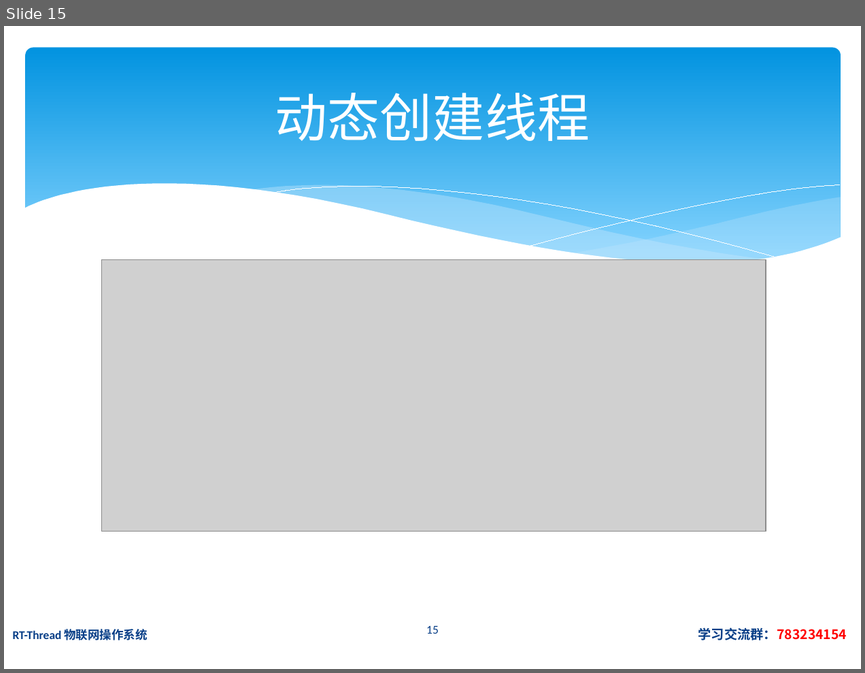
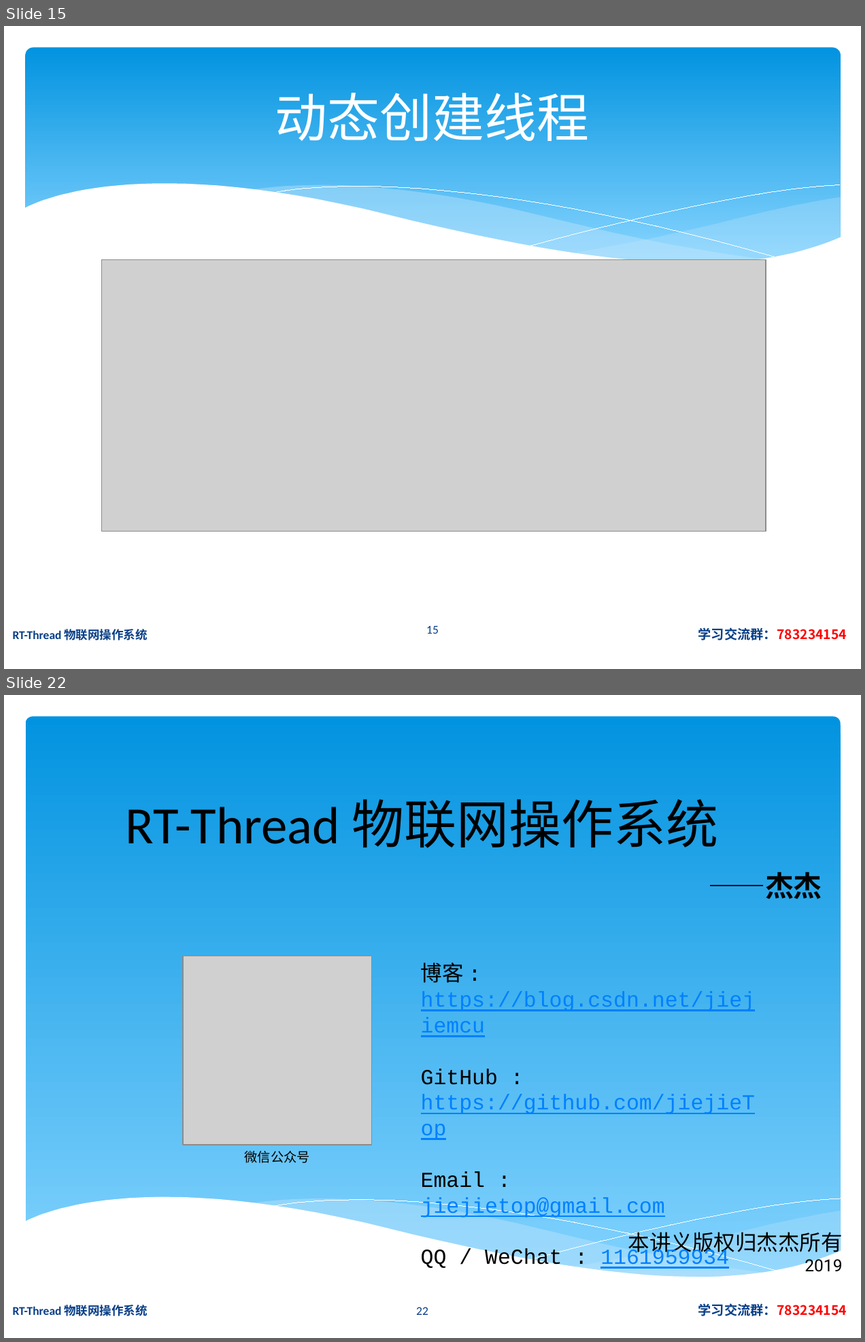
Before and after one commit to jiejieTop/RT_Thread_PPT, a slide deck: PPT/rt-thread 02.pptx. Shown one above the other, each under a label of ours: slide 15 before the commit, slides 15 and 22 after it; the slides between them are not shown. The pictures are 865x673 and 865x1342 pixels, drawn with LibreOffice and Linux fonts; fonts in the diff are those of the drawing; grey boxes stand for pictures. Boxes give left, top, right and bottom in pixels: in the first picture for what was removed or moved away, otherwise in the second. Text is boxed around its words. In the diff, an @@ line names an element or a change of style, - is before the commit and + after.

```diff
--- a/PPT/rt-thread 02.pptx
+++ b/PPT/rt-thread 02.pptx
@@ slide 22 added at [4, 695, 861, 1338], background #FFFFFF @@
@@ rounded rectangle added at [26, 717, 840, 1282], fill gradient #0293E0 to #83D3FE @@
@@ text added at [126, 799, 822, 899], 44 pt, text #000000 @@
+RT-Thread 物联网操作系统
+——杰杰
@@ picture added at [183, 955, 372, 1144] @@
@@ text added at [421, 962, 755, 1270], 18 pt, text #0080FF, underline @@
+博客 : https://blog.csdn.net/jiejiemcu
+GitHub : https://github.com/jiejieTop
+Email : jiejietop@gmail.com
+QQ / WeChat : 1161959934
@@ text added at [244, 1151, 309, 1163], 11 pt, text #000000 @@
+微信公众号
@@ group added at [24, 1197, 841, 1322]: 5 freeform shapes @@
@@ text added at [628, 1228, 842, 1272], 18 pt, text #000000 @@
+本讲义版权归杰杰所有
+2019
@@ text added at [13, 1303, 847, 1316], 10 pt, text #073E87, bold @@
+RT-Thread 物联网操作系统 学习交流群：783234154
@@ page number added at [416, 1306, 428, 1314], 10 pt, text #073E87 @@
+22
```
Also in this commit, not shown: 4 slides changed, 2 other slides added, 9 slides removed.
